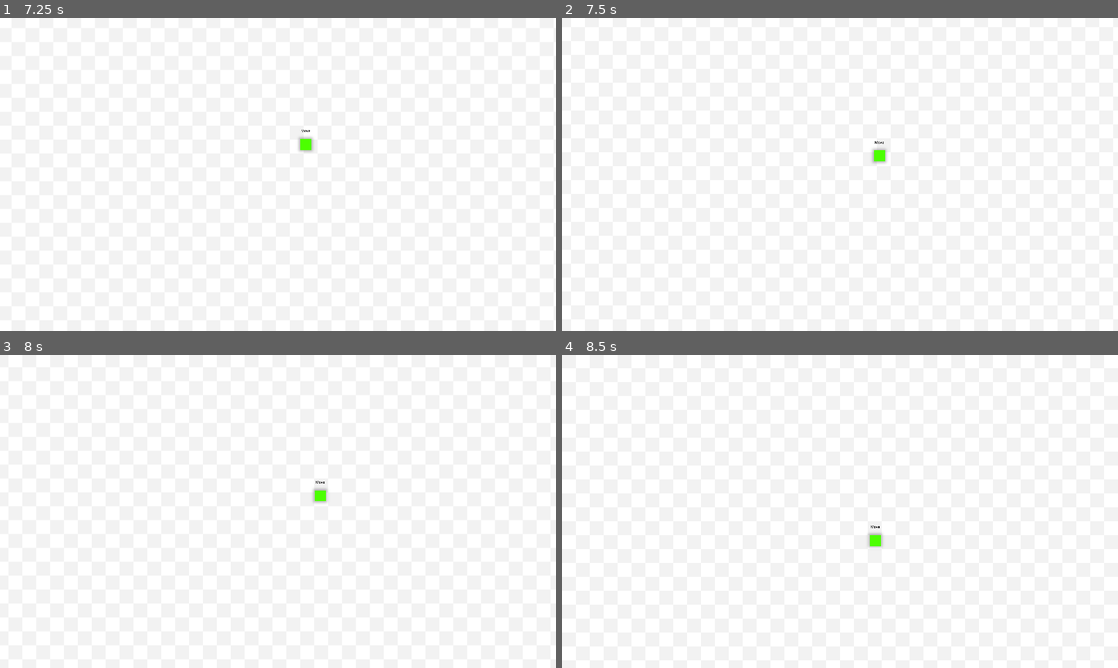
Above: before the commit, frames 1-4 (two rows, left to right).
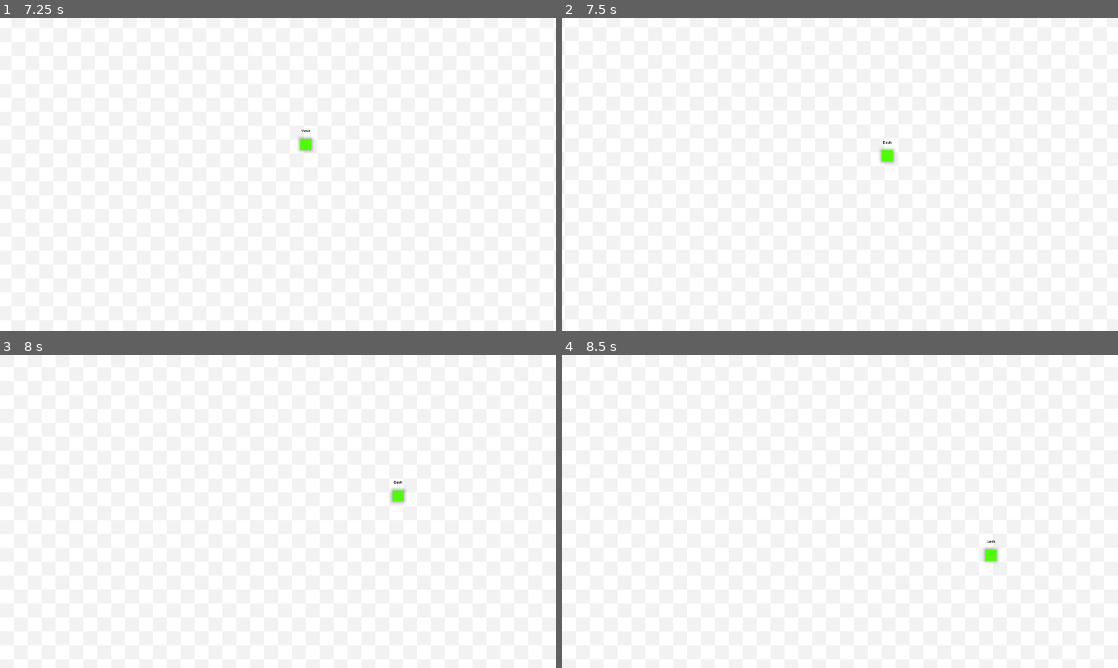
Above: after the commit, the same moments.

Repository: Silicontent/project_dash
Game: Godot game, scene res://scenes/game.tscn
The game is run twice, just before and just after one commit, with the same random seed, the same clock (stepped at 60 frames per second) and the same inputs.
Inputs:
- Up to frame 1 (7.25 s): tap Enter at 0.5, 2, 5 s; hold D (mv_right) 0.53-1.28 s; tap Space (mv_dash) at 0.6, 1.25, 1.35, 2.1, 2.75, 2.85, 3.6, 4.35, 5.1, 5.85, 6.6 s; hold S (mv_down) 1.28-2.03 s; hold D (mv_right) 2.03-2.78 s; hold W (mv_up) 2.78-3.53 s; hold A (mv_left) 3.53-5.03 s; hold S (mv_down) 5.03-5.78 s; hold D (mv_right) 5.78-6.53 s; hold W (mv_up) from 6.53 s (still down)
- Up to frame 2 (7.5 s): release W (mv_up) at 7.28 s; hold D (mv_right) from 7.28 s (still down); tap Space (mv_dash) at 7.35 s
- Up to frame 3 (8 s): keep holding D (mv_right)
- Up to frame 4 (8.5 s): release D (mv_right) at 8.03 s; hold S (mv_down) from 8.03 s (still down); tap Space (mv_dash) at 8.1 s

Frame 1 is identical in both runs. In frame 2, 0.2% of the frame differs, in the area x 55-60%, y 39-47%; in frame 3, 0.3%, in the area x 56-73%, y 40-48%; in frame 4, 0.3%.

Commit message:
Starting on dashing
Added player dashing state; added some comments outlining the plan for how dashing works; renamed DashTimer to DashChargeTimer to differentiate between new Player/DashTimer node

Diff:
--- a/scenes/game.tscn
+++ b/scenes/game.tscn
@@ -2,7 +2,7 @@
 
 [ext_resource type="PackedScene" uid="uid://bve1cfbvshfh" path="res://scenes/player.tscn" id="1_7b7ay"]
 [ext_resource type="Texture2D" uid="uid://d04s6rxf2g72d" path="res://assets/backgrounds/white_checkerboard.png" id="1_dffqn"]
-[ext_resource type="Script" path="res://scripts/player/dash_timer.gd" id="3_1voc5"]
+[ext_resource type="Script" path="res://scripts/player/dash_charge_timer.gd" id="3_5k3lf"]
 [ext_resource type="Texture2D" uid="uid://d3wxiovqjtwb0" path="res://assets/ui/cooldown_bar.png" id="3_vc5jr"]
 [ext_resource type="Script" path="res://scripts/hud/dash_meter.gd" id="4_ntdor"]
 
@@ -38,9 +38,9 @@
 
 [node name="Timers" type="Node" parent="."]
 
-[node name="DashTimer" type="Timer" parent="Timers"]
+[node name="DashChargeTimer" type="Timer" parent="Timers"]
 one_shot = true
-script = ExtResource("3_1voc5")
+script = ExtResource("3_5k3lf")
 
 [node name="UI" type="CanvasLayer" parent="."]
 
@@ -62,7 +62,7 @@
 grow_horizontal = 2
 grow_vertical = 0
 script = ExtResource("4_ntdor")
-dash_timer = NodePath("../../../Timers/DashTimer")
+dash_timer = NodePath("../../../Timers/DashChargeTimer")
 
 [node name="DashBar" type="TextureProgressBar" parent="UI/HUD/DashMeter"]
 layout_mode = 1
@@ -78,5 +78,5 @@
 fill_mode = 6
 texture_progress = ExtResource("3_vc5jr")
 
-[connection signal="reset_dash_charge" from="Player" to="Timers/DashTimer" method="reset"]
-[connection signal="timeout" from="Timers/DashTimer" to="Player" method="_on_dash_timer_timeout"]
+[connection signal="reset_dash_charge" from="Player" to="Timers/DashChargeTimer" method="reset"]
+[connection signal="timeout" from="Timers/DashChargeTimer" to="Player" method="_on_dash_charge_timer_timeout"]
--- a/scenes/player.tscn
+++ b/scenes/player.tscn
@@ -7,8 +7,8 @@
 [ext_resource type="Script" path="res://scripts/state_machine/state_machine.gd" id="4_rjewk"]
 [ext_resource type="PackedScene" uid="uid://d1n31bnnd4fy1" path="res://scenes/components/hitbox_component.tscn" id="4_ujm5p"]
 [ext_resource type="Script" path="res://scripts/player/state_idle.gd" id="5_ymcvx"]
-[ext_resource type="Script" path="res://scripts/player/dash_timer.gd" id="6_vhhde"]
 [ext_resource type="Script" path="res://scripts/player/state_move.gd" id="6_vsqx7"]
+[ext_resource type="Script" path="res://scripts/player/state_dash.gd" id="7_csa4v"]
 
 [sub_resource type="RectangleShape2D" id="RectangleShape2D_r28rb"]
 size = Vector2(50, 50)
@@ -44,6 +44,7 @@
 script = ExtResource("6_vsqx7")
 
 [node name="Dash" type="Node" parent="StateMachine"]
+script = ExtResource("7_csa4v")
 
 [node name="Dead" type="Node" parent="StateMachine"]
 
@@ -56,8 +57,6 @@
 shape = SubResource("RectangleShape2D_t351r")
 
 [node name="DashTimer" type="Timer" parent="."]
-one_shot = true
-script = ExtResource("6_vhhde")
 
 [node name="Label" type="Label" parent="."]
 offset_left = -127.0
--- a/scripts/player/player.gd
+++ b/scripts/player/player.gd
@@ -20,6 +20,10 @@
 
 # flags if the dash is charged
 var dash_ready := false
+# flags if the player is currently dashing
+var dashing := false
+# flags if the player is unable to take damage
+var vulnerable := true
 
 
 func _ready() -> void:
@@ -48,15 +52,12 @@
 
 
 func stop() -> void:
-	print(velocity)
-
 	# apply friction
 	velocity.x = lerp(velocity.x, 0.0, FRICTION)
 	velocity.y = lerp(velocity.y, 0.0, FRICTION)
-
 	move_and_slide()
 
 
 # DASHING =====================================================================
-func _on_dash_timer_timeout() -> void:
+func _on_dash_charge_timer_timeout() -> void:
 	dash_ready = true
--- /dev/null
+++ b/scripts/player/state_dash.gd
@@ -0,0 +1,14 @@
+extends PlayerState
+
+
+func enter(previous_state_path: String, data := {}) -> void:
+	# set player speed to max speed for a very short amount of time
+	player.current_speed = player.MAX_SPEED
+
+	# slowly slow down to regular dash speed
+	# start dash timer
+	# switch to move state
+
+
+func physics_update(_delta: float) -> void:
+	var direction := player.move()
--- a/scripts/player/state_idle.gd
+++ b/scripts/player/state_idle.gd
@@ -1,3 +1,6 @@
+# Having an idle state doesn't do much except for ensuring the player
+# is unable to dash while they are not moving
+
 extends PlayerState
 
 
--- a/scripts/player/state_move.gd
+++ b/scripts/player/state_move.gd
@@ -4,5 +4,11 @@
 func physics_update(_delta: float) -> void:
 	var direction := player.move()
 
+	# switch to idle if not moving
 	if direction == Vector2.ZERO:
 		emit_signal("finished", IDLE)
+
+	# start the dash if the player can
+	if Input.is_action_just_pressed("mv_dash") and player.dash_ready:
+		player.dash_ready = false
+		emit_signal("finished", DASH)
Renamed: scripts/player/dash_timer.gd -> scripts/player/dash_charge_timer.gd
